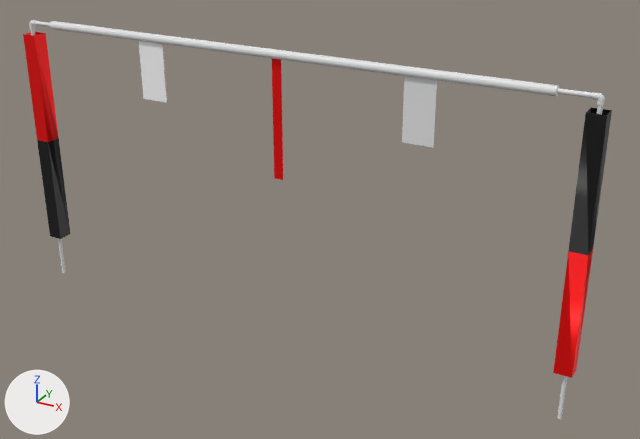
The COLLADA model src/subjugator/simulation/subjugator_description/models/startgate_2024/startgate.dae as it was, and as the next commit left it.
The view is the same before and after, from a 50 mm camera at (2.21, -3.53, 1.32) aimed at (0.22, 0.09, -0.49). Every picture has the same lights, and +X, +Y and +Z are marked at lower left. Where no turn or scale is listed for an object, it has been applied to the vertices. Vertices at the same position are counted once.

The first picture shows 'Gate2_v1'.
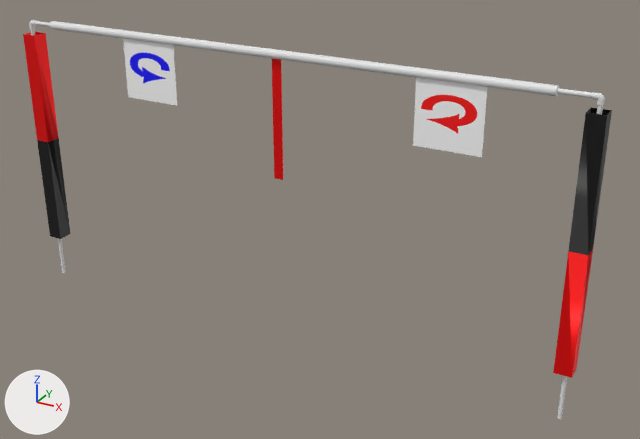
Pixel boxes [x1, y1, x2, y2] of what changed, in the pictures (640 x 439 px):
'Plane', added
    after: [413, 78, 487, 157]
'Plane.001', added
    after: [123, 39, 177, 105]
part 1 of me_gate2_v1, deleted
    before: [402, 76, 437, 148]
part 2 of me_gate2_v1, deleted
    before: [139, 41, 167, 103]

Edits to the bpy script that builds the scene:
```text
Change me_gate2_v1:
    where me_gate2_v1.from_pydata(...)  # 2194 vertices, 4400 faces; spans x -1.57..1.58, y -0.04..0.04, z -1.2..0.36
    used by ob_gate2_v1; location = (0.0, 0.005, 0.015)
    me_gate2_v1 part 1: the loose piece of 8 vertices spanning x 0.69..0.85, y 0.0, z 0.01..0.31 is deleted
    me_gate2_v1 part 2: the loose piece of 8 vertices spanning x -0.79..-0.64, y 0.0, z 0.01..0.31 is deleted
    remove me_gate2_v1.materials.append(mat_left_side_image)  # picture img_slide4_png
    remove me_gate2_v1.materials.append(mat_right_side_image)  # picture img_slide3_png
Add me_plane:
    me_plane.from_pydata(...)  # 4 vertices, 2 faces; spans x -0.162..0.162, y 0.0, z -0.171..0.171
    me_plane.materials.append(mat_right_side_image)  # picture img_slide3_png
Add me_plane_001:
    me_plane_001.from_pydata(...)  # 4 vertices, 2 faces; spans x -0.162..0.162, y 0.0, z -0.171..0.171
    me_plane_001.materials.append(mat_left_side_image)  # picture img_slide4_png
Add ob_plane:
    ob_plane = bpy.data.objects.new('Plane', me_plane)
    ob_plane.location = (0.911, 0.0, 0.189)
Add ob_plane_001:
    ob_plane_001 = bpy.data.objects.new('Plane.001', me_plane_001)
    ob_plane_001.location = (-0.729, 0.0, 0.189)
```
